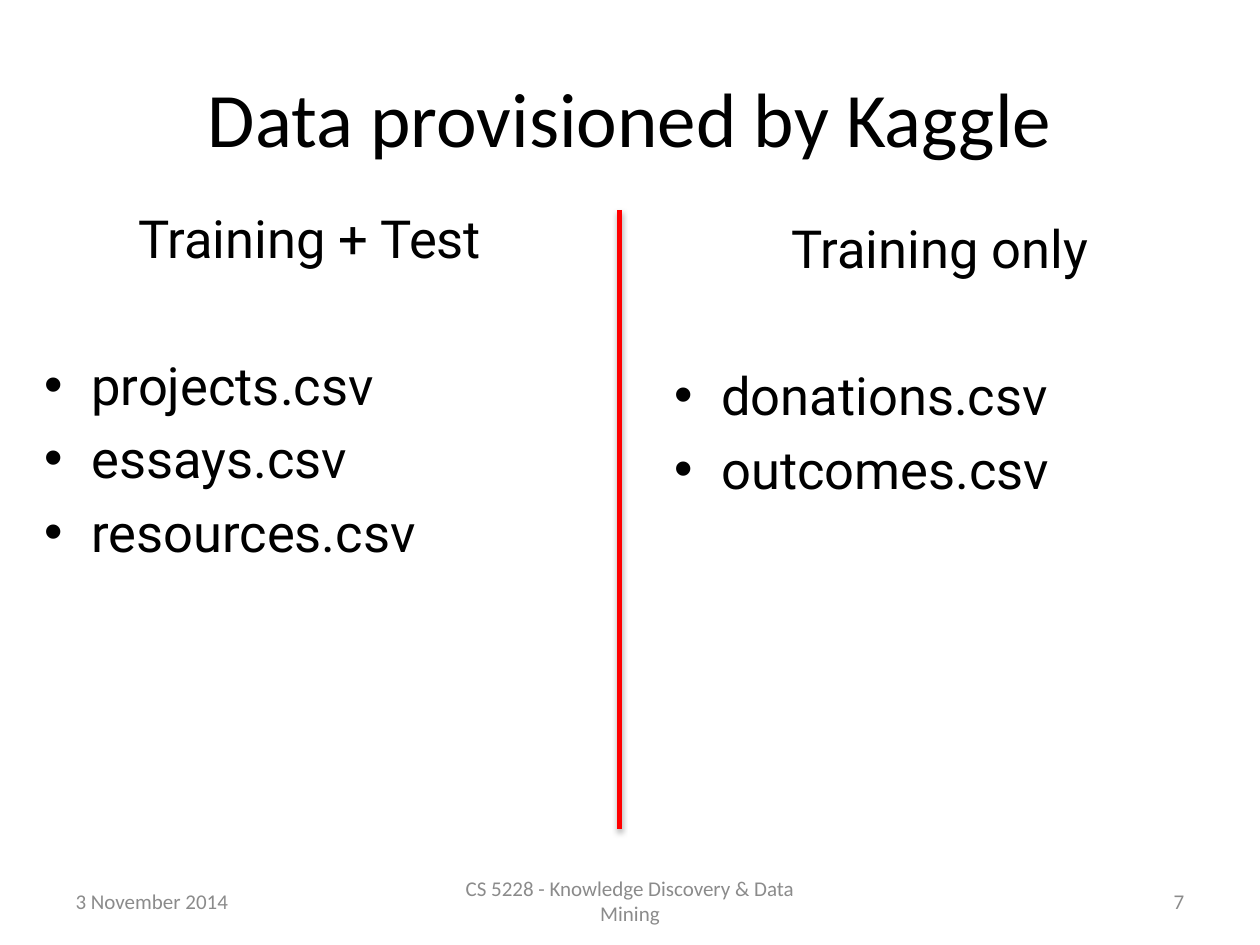
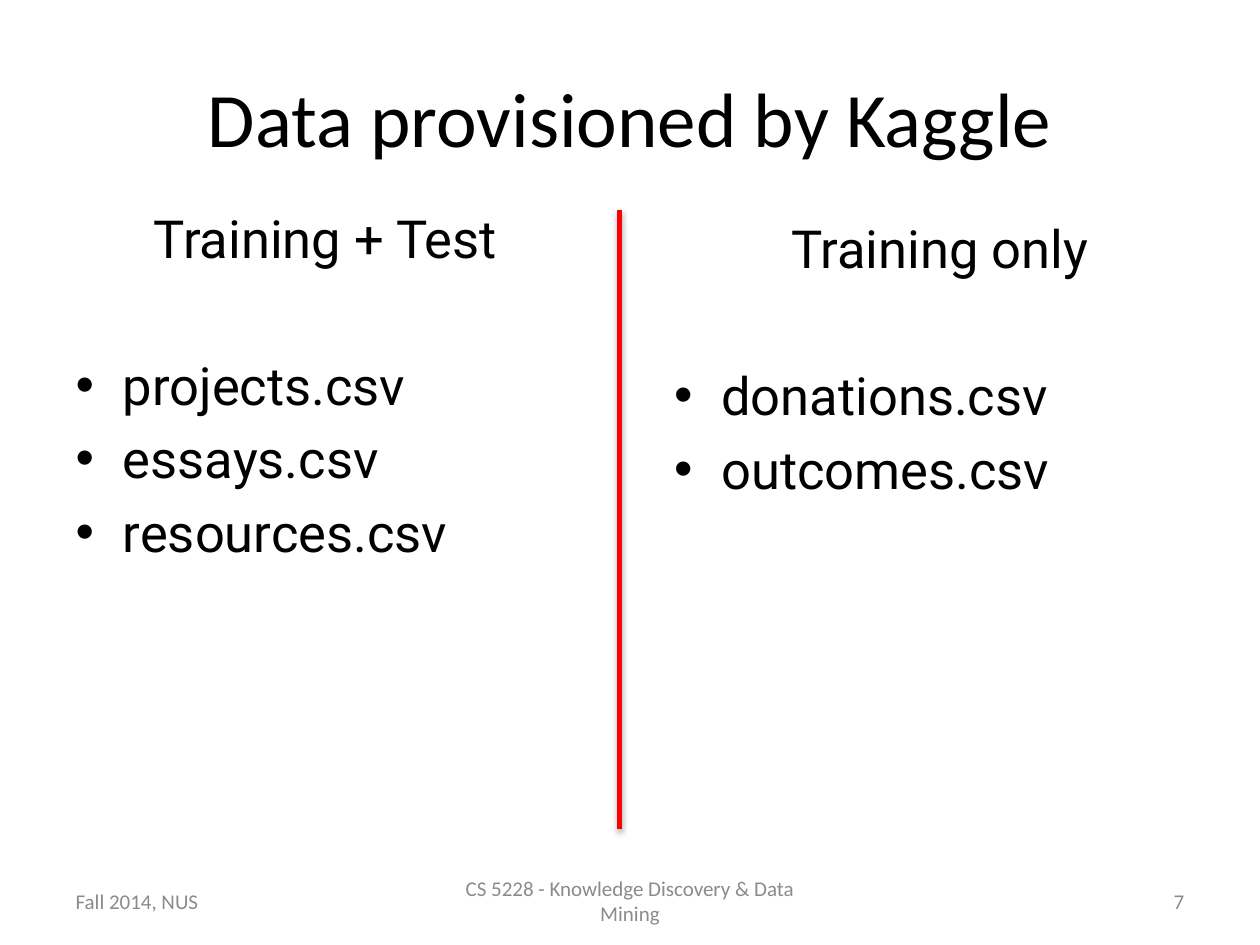
Before and after one commit to raymondhs/Panda-Delights, a slide deck: slide 7 of doc/2014_Nov_04.pptx. Drawn at 1260x945 pixels with LibreOffice and Linux fonts; fonts in the diff are those of the drawing. Boxes give left, top, right and bottom in pixels: in the first picture for what was removed or moved away, otherwise in the second. Text is boxed around its words. In the diff, an @@ line names an element or a change of style, - is before the commit and + after.

```diff
--- a/doc/2014_Nov_04.pptx
+++ b/doc/2014_Nov_04.pptx
@@ text "Training + Test" rewrapped from bbox=[91, 220, 481, 553] to bbox=[123, 220, 497, 553] @@
@@ text at bbox=[76, 894, 198, 912]: text changed @@
-3 November 2014
+Fall 2014, NUS
```
Also in this commit, not shown: 26 other slides changed.
